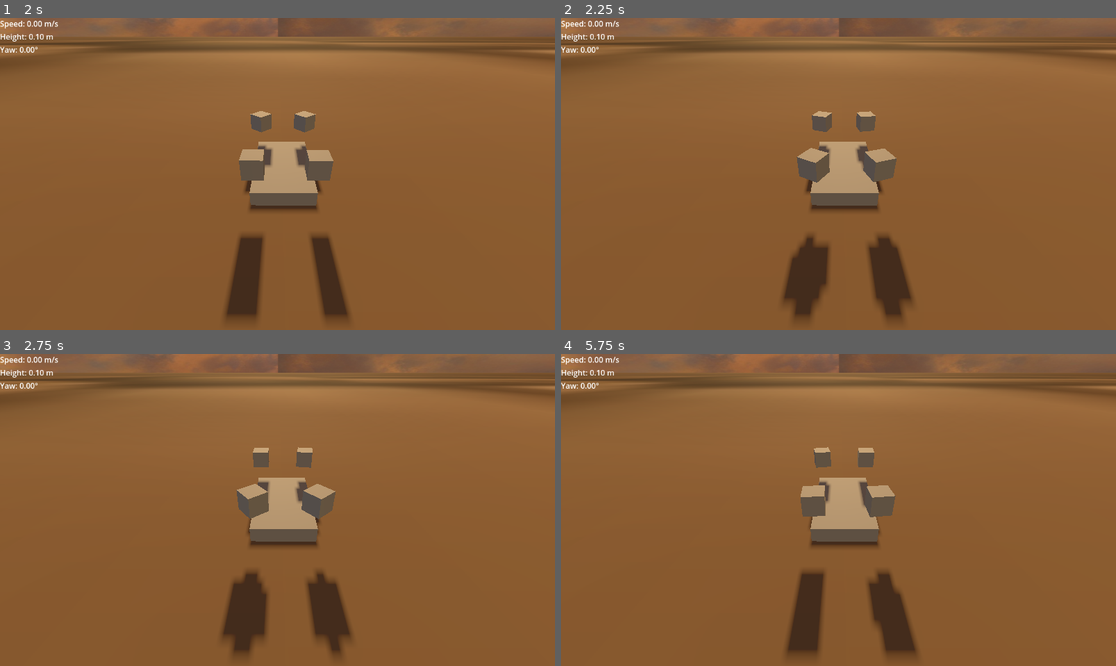
Above: before the commit, frames 1-4 (two rows, left to right).
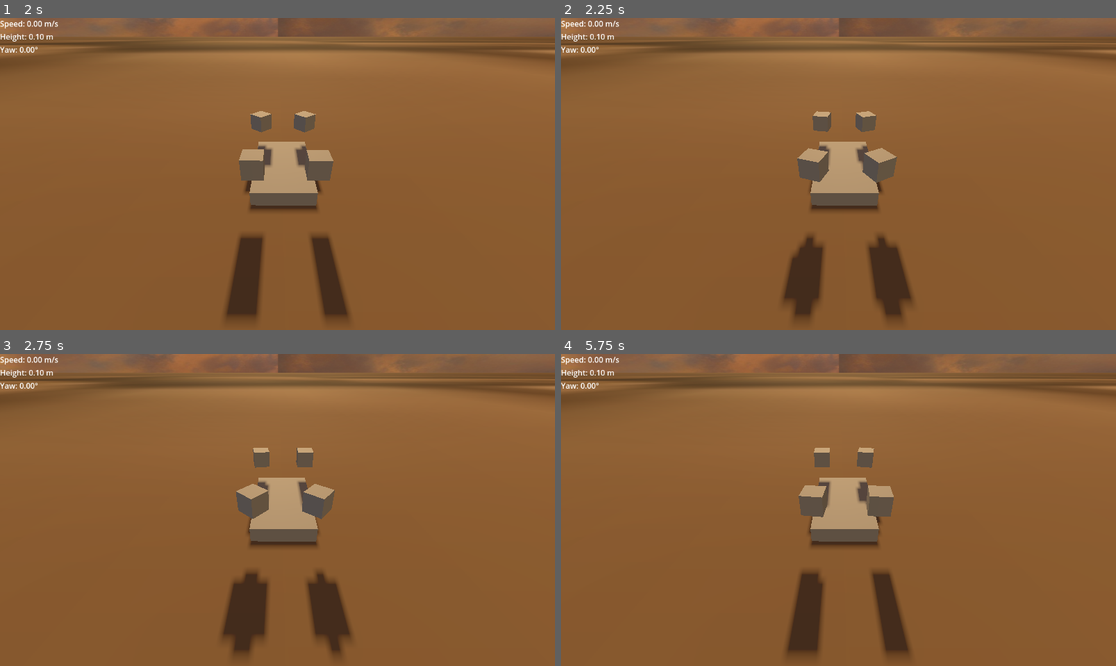
Above: after the commit, the same moments.

Repository: NuggetsWithTea/BeefyDrone
Game: Godot game, scene res://scenes/WindEnv.tscn
Same seed, same stepped clock (60 frames per second), same inputs: the game is played once before the commit and once after it.
Inputs:
- Up to frame 1 (2 s): hold Right (right) 0.53-1.28 s; tap Delete (stop) at 0.6, 1.35 s; tap Enter at 1.25 s; hold Down (backward) from 1.28 s (still down)
- Up to frame 2 (2.25 s): tap Space (up) at 2 s; release Down (backward) at 2.03 s; hold Right (right) from 2.03 s (still down); tap Delete (stop) at 2.1 s
- Up to frame 3 (2.75 s): keep holding Right (right)
- Up to frame 4 (5.75 s): release Right (right) at 2.78 s; hold Up (forward) 2.78-3.53 s; tap Delete (stop) every 0.75 s from 2.85 to 5.1 s; tap Enter at 3.5 s; hold Left (left) 3.53-5.03 s; tap Space (up) at 4.25 s; hold Down (backward) from 5.03 s (still down)

Frame 1 is identical in both runs. In frame 2, 0.4% of the frame differs, in the area x 42-61%, y 29-87%; in frame 3, 0.2%; in frame 4, 0.8%, in the area x 42-65%, y 29-97%.

Commit message:
fixed rotation and implemented wind switch

Diff:
--- a/scenes/WindEnv.tscn
+++ b/scenes/WindEnv.tscn
@@ -34,10 +34,7 @@
 
 [node name="WindNode" type="Node3D"]
 script = ExtResource("1_h7g0s")
-wind_direction = Vector3(1, 0, 1)
-base_wind_speed = 0.0
-turbulence_strength = 0.0
-gust_frequency = 0.0
+ENABLED = false
 
 [node name="Drone" parent="." instance=ExtResource("2_0w3p5")]
 transform = Transform3D(1, 0, 0, 0, 1, 0, 0, 0, 1, 0, 0.389859, 0)
--- a/scripts/Drone.gd
+++ b/scripts/Drone.gd
@@ -5,7 +5,7 @@
 @export var ROTATIONAL_DAMPING: float = .9
 @export var ALTITUDE_CHECK_DISTANCE: float = 5000
 @export var GRAVITY: float = 0 # set in ready
-@export var TORGUE_COEFFICIENT: float = 0.025  # C_q, adjust based on your propeller specs
+@export var TORGUE_COEFFICIENT: float = 0.0025  # C_q, adjust based on your propeller specs
 
 var propellers:Array[Propeller]
 var ground: MeshInstance3D
@@ -46,12 +46,12 @@
 		propellers[2].increase_voltage(.5)
 		propellers[3].increase_voltage(.5)
 
-	if Input.is_action_pressed("right"):
+	if Input.is_action_pressed("left"):
 		propellers[1].IS_ROTATION_REVERSED = turn_right
 		propellers[3].IS_ROTATION_REVERSED = turn_right
 		turn_right = not turn_right
 
-	if Input.is_action_pressed("left"):
+	if Input.is_action_pressed("right"):
 		propellers[0].IS_ROTATION_REVERSED = turn_left
 		propellers[2].IS_ROTATION_REVERSED = turn_left
 		turn_left = not turn_left
--- a/scripts/WindController.gd
+++ b/scripts/WindController.gd
@@ -1,10 +1,10 @@
 extends Node3D
 
-@export var wind_direction := Vector3(1, 0, 0)  # Default wind direction
-
-@export var base_wind_speed := 5.0  # Base wind strength
-@export var turbulence_strength := 2.0  # Wind variability
-@export var gust_frequency := 0.3  # Controls gustiness
+@export var ENABLED: bool = true
+@export var WIND_DIRECTION := Vector3(1, 0, 0)  # Default wind direction
+@export var BASE_WIND_SPEED := 5.0  # Base wind strength
+@export var TURBULENCE_STRENGTH := 2.0  # Wind variability
+@export var GUST_FREQUENCY := 0.3  # Controls gustiness
 
 var time := 0.0  # Time tracker for Perlin noise
 var noise := FastNoiseLite.new()  # Create noise instance
@@ -18,24 +18,27 @@
 	drone = $Drone
 
 func _physics_process(delta):
+	if not ENABLED:
+		return
+
 	time += delta  # Increment time
 
 	# Generate smooth Perlin Noise wind variations
-	var wind_noise_x = noise.get_noise_1d(time * gust_frequency) * turbulence_strength
-	var wind_noise_y = noise.get_noise_1d((time + 100) * gust_frequency) * turbulence_strength
-	var wind_noise_z = noise.get_noise_1d((time + 200) * gust_frequency) * turbulence_strength
+	var wind_noise_x = noise.get_noise_1d(time * GUST_FREQUENCY) * TURBULENCE_STRENGTH
+	var wind_noise_y = noise.get_noise_1d((time + 100) * GUST_FREQUENCY) * TURBULENCE_STRENGTH
+	var wind_noise_z = noise.get_noise_1d((time + 200) * GUST_FREQUENCY) * TURBULENCE_STRENGTH
 
 	var perlin_wind = Vector3(wind_noise_x, wind_noise_y, wind_noise_z)
 
 	# Generate stochastic gusts (random bursts of wind)
 	var gusts = Vector3(
-		randf_range(-1, 1) * turbulence_strength if randf() < 0.1 else 0,
-		randf_range(-1, 1) * turbulence_strength if randf() < 0.1 else 0,
-		randf_range(-1, 1) * turbulence_strength if randf() < 0.1 else 0
+		randf_range(-1, 1) * TURBULENCE_STRENGTH if randf() < 0.1 else 0,
+		randf_range(-1, 1) * TURBULENCE_STRENGTH if randf() < 0.1 else 0,
+		randf_range(-1, 1) * TURBULENCE_STRENGTH if randf() < 0.1 else 0
 	)
 
 	# Combine smooth wind (Perlin Noise) and gusts (stochastic)
-	var final_wind = wind_direction * base_wind_speed + perlin_wind + gusts
+	var final_wind = WIND_DIRECTION * BASE_WIND_SPEED + perlin_wind + gusts
 
 	# Apply wind force to all RigidBodies in the "wind_affected" group
 	apply_wind_to_objects(final_wind)
